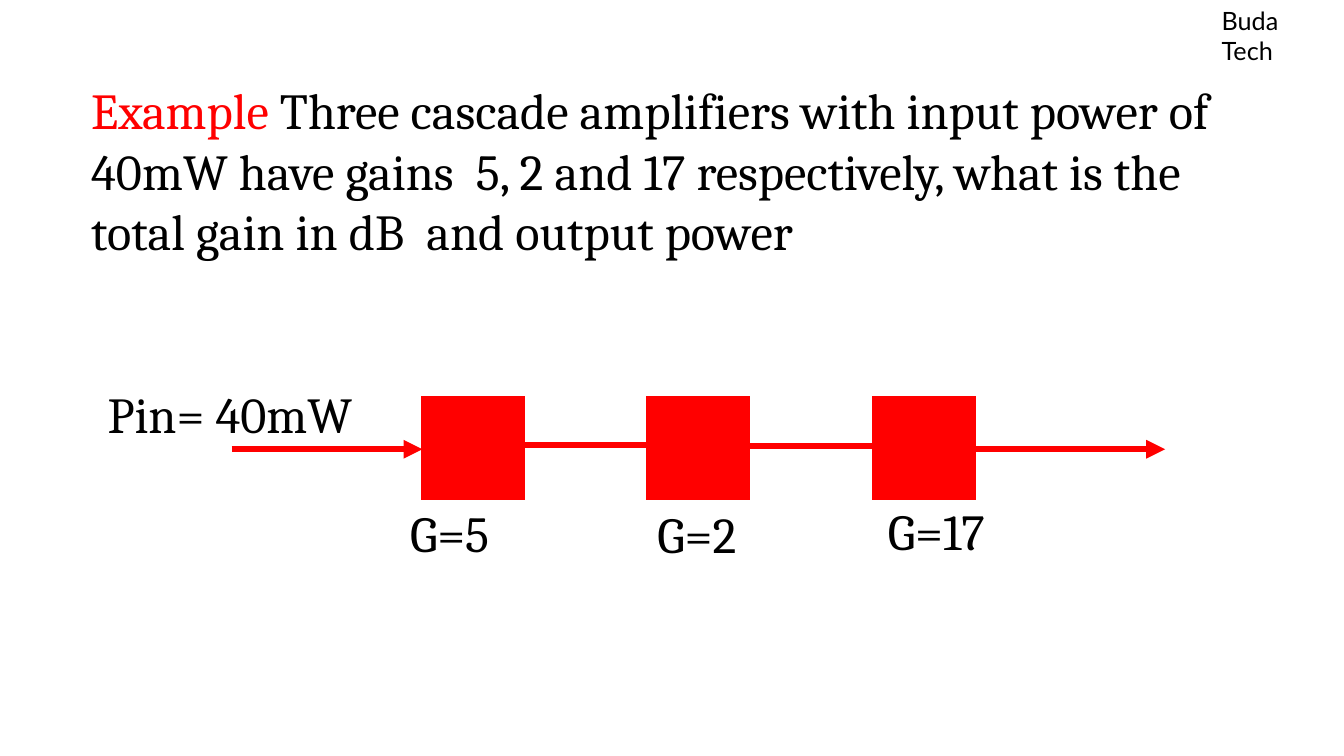
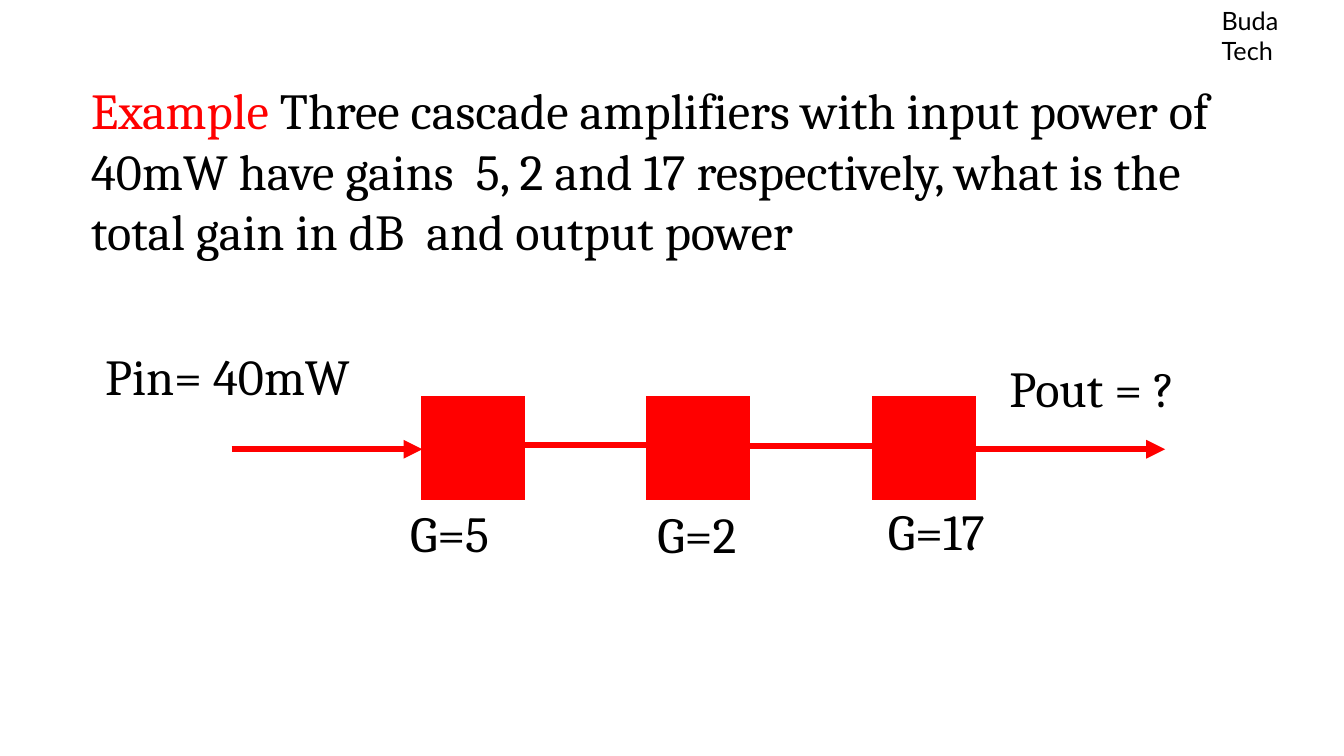
Before and after one commit to MaliusMartin/Budatech-Academy, a slide deck: slide 23 of POWER SUPPLY/Power unit conversion.pptx. Drawn at 1344x756 pixels with LibreOffice and Linux fonts; fonts in the diff are those of the drawing. Boxes give left, top, right and bottom in pixels: in the first picture for what was removed or moved away, otherwise in the second. Text is boxed around its words. In the diff, an @@ line names an element or a change of style, - is before the commit and + after.

```diff
--- a/POWER SUPPLY/Power unit conversion.pptx
+++ b/POWER SUPPLY/Power unit conversion.pptx
@@ text "Pin= 40mW": place and size @@
-text "Pin= 40mW" at (108,398,353,434)
+text "Pin= 40mW" at (105,361,350,396)
@@ text added at (1009,373,1103,408), 36 pt, text #000000 @@
+Pout = ?
```
Also in this commit, not shown: 4 other slides changed, 2 slides added, 47 other files.
